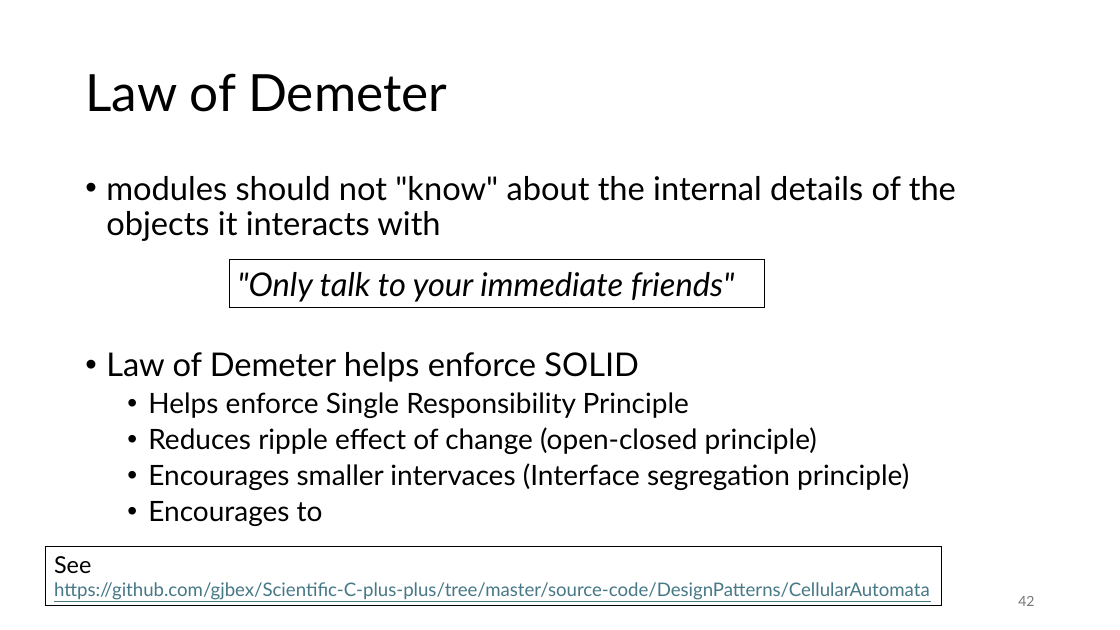
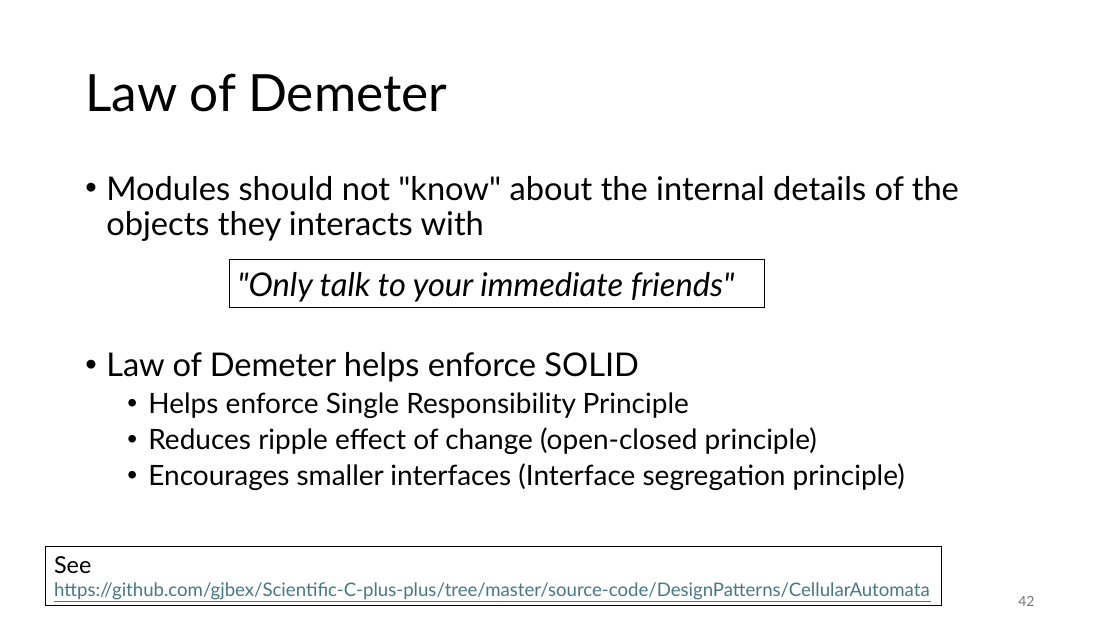
Before and after one commit to gjbex/C-plus-plus-software-engineering, a slide deck: slide 42 of cpp_software_engineering.pptx. Drawn at 1120x630 pixels with LibreOffice and Linux fonts; fonts in the diff are those of the drawing. Boxes give left, top, right and bottom in pixels: in the first picture for what was removed or moved away, otherwise in the second. Text is boxed around its words. In the diff, an @@ line names an element or a change of style, - is before the commit and + after.

Commit message:
Fix typos

```diff
--- a/cpp_software_engineering.pptx
+++ b/cpp_software_engineering.pptx
@@ text at box(106, 176, 959, 241): text changed @@
-• modules should not "know" about the internal details of the objects it interacts with
+• Modules should not "know" about the internal details of the objects they interacts with
@@ text at box(148, 463, 905, 490): text changed @@
-  • Encourages smaller intervaces (Interface segregation principle)
-  • Encourages to
+  • Encourages smaller interfaces (Interface segregation principle)
```
Also in this commit, not shown: 1 other slide changed.
